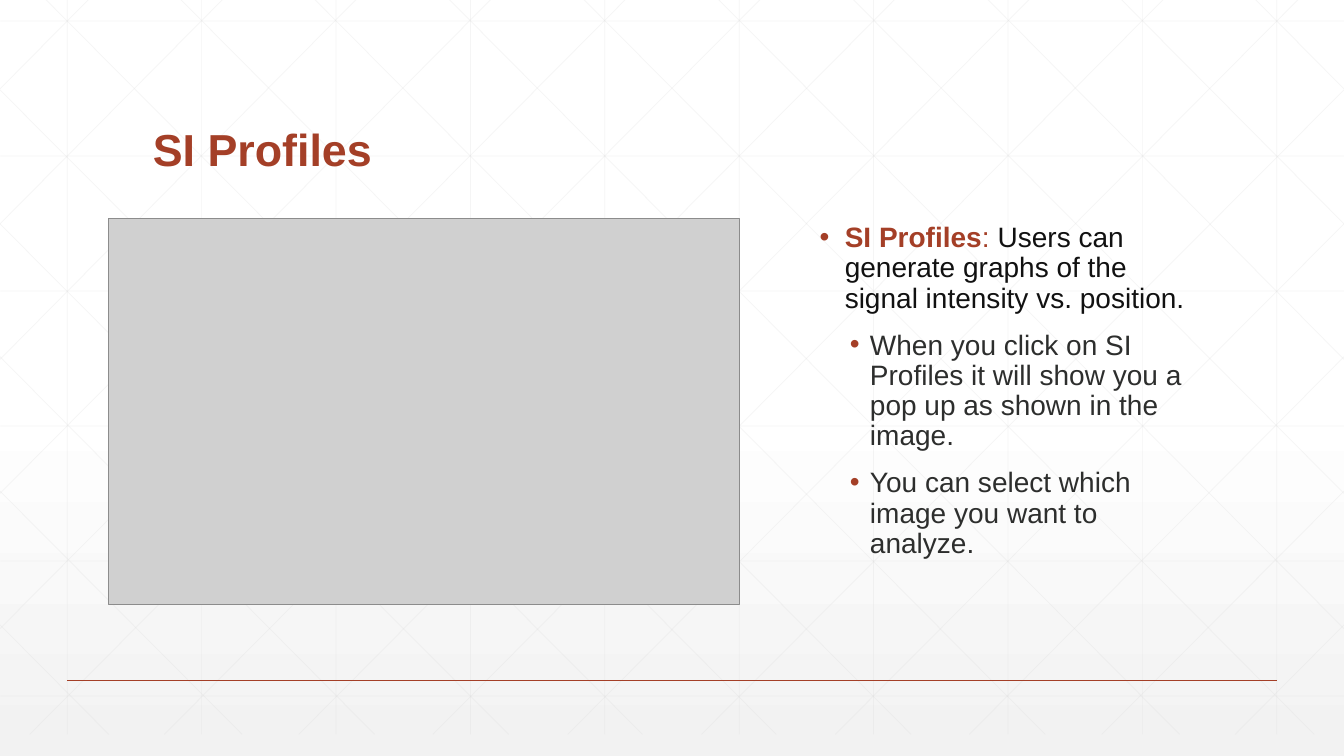
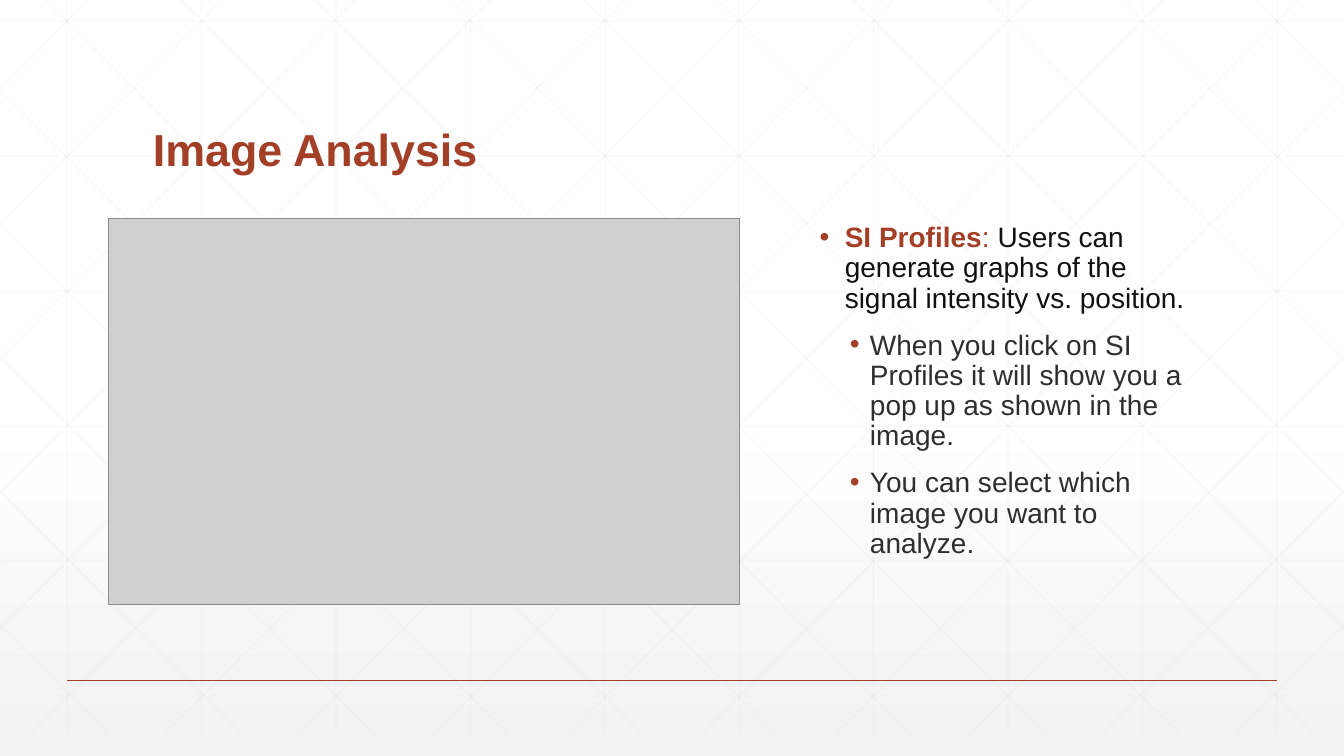
Before and after one commit to IlianaCh/VirtualCTScanner, a slide deck: slide 15 of Virtual CT Scanner.pptx (slide 16 before the commit). Drawn at 1344x756 pixels with LibreOffice and Linux fonts; fonts in the diff are those of the drawing; grey boxes stand for pictures. Boxes give left, top, right and bottom in pixels: in the first picture for what was removed or moved away, otherwise in the second. Text is boxed around its words. In the diff, an @@ line names an element or a change of style, - is before the commit and + after.

```diff
--- a/Virtual CT Scanner.pptx
+++ b/Virtual CT Scanner.pptx
@@ title at (x1=153, y1=133, x2=477, y2=175): text changed @@
-SI Profiles
+Image Analysis
```
Also in this commit, not shown: 11 other slides changed, 1 slide removed.
